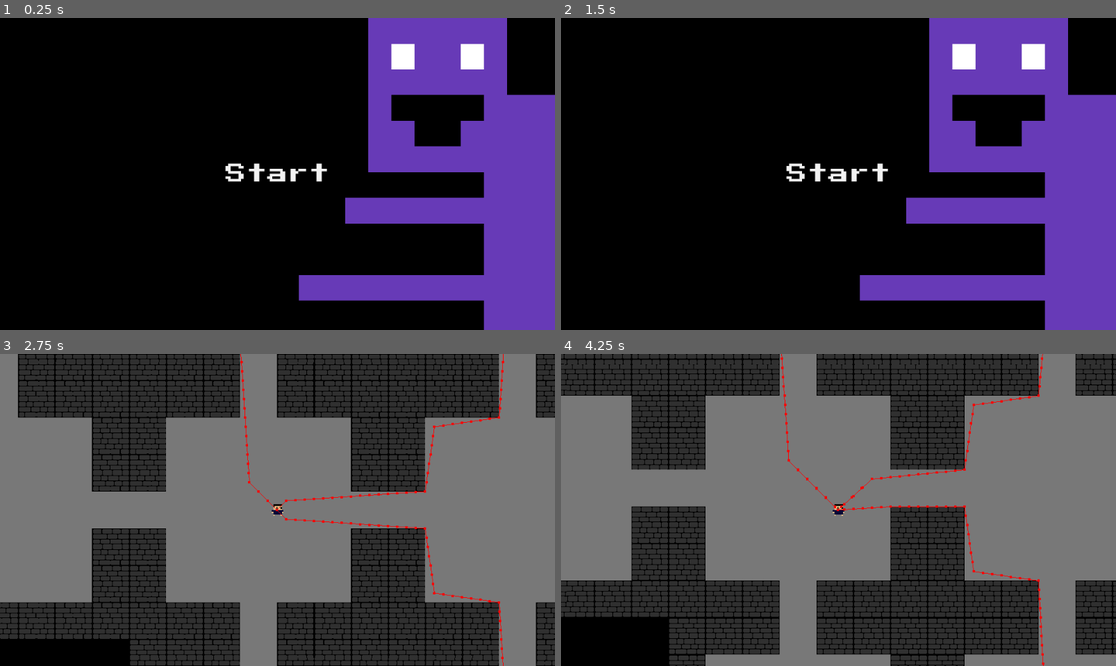
Above: before the commit, frames 1-4 (two rows, left to right).
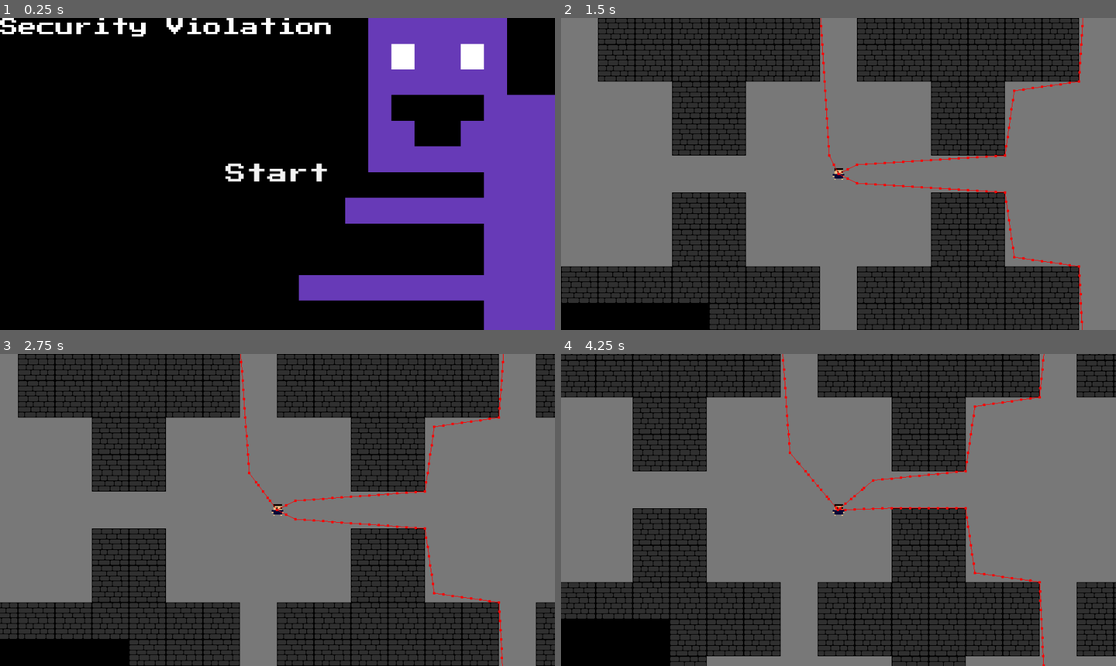
Above: after the commit, the same moments.

Repository: hoalex21/kyjam1
Game: Godot game, scene res://main_menu.tscn
Same seed, same stepped clock (60 frames per second), same inputs: the game is played once before the commit and once after it.
Inputs (mouse positions are in pixels of both pictures, inside the frame that each line leads up to):
- Up to frame 1 (0.25 s): no input
- Up to frame 2 (1.5 s): click "Start" at 0.5 s; click (838, 174) at 1.25 s, where only the run before the commit has a clickable "Start"
- Up to frame 3 (2.75 s): tap Enter at 2 s; hold D (right) from 2.03 s (still down)
- Up to frame 4 (4.25 s): release D (right) at 2.78 s; hold S (down) 2.78-3.53 s; hold D (right) from 3.53 s (still down)

The runs differ from the first frame. In frame 1, 1.3% of the frame differs, in the area x 0-60%, y 0-7%; in frame 2, 90%, in the area x 0-100%, y 0-100%; in frame 3, 3.2%; in frame 4, 18%.

Commit message:
add purple guy animation

Diff:
--- a/main_menu.tscn
+++ b/main_menu.tscn
@@ -14,6 +14,13 @@
 script = ExtResource("1_rwvo0")
 
 [node name="CanvasLayer" type="CanvasLayer" parent="."]
+
+[node name="TextureRect" type="TextureRect" parent="CanvasLayer"]
+offset_left = 437.0
+offset_right = 1077.0
+offset_bottom = 712.0
+texture = ExtResource("2_p43qr")
+flip_h = true
 
 [node name="VBoxContainer" type="VBoxContainer" parent="CanvasLayer"]
 anchors_preset = 8
@@ -35,11 +42,11 @@
 theme_override_font_sizes/font_size = 36
 text = "Start"
 
-[node name="TextureRect" type="TextureRect" parent="CanvasLayer"]
-offset_left = 437.0
-offset_right = 1077.0
-offset_bottom = 712.0
-texture = ExtResource("2_p43qr")
-flip_h = true
+[node name="Security Violation" type="Label" parent="CanvasLayer"]
+offset_right = 40.0
+offset_bottom = 23.0
+theme = ExtResource("1_ltfit")
+theme_override_font_sizes/font_size = 32
+text = "Security Violation"
 
 [connection signal="pressed" from="CanvasLayer/VBoxContainer/Start" to="." method="_on_start_pressed"]
--- a/player.gd
+++ b/player.gd
@@ -1,7 +1,7 @@
 extends CharacterBody2D
 
 
-const SPEED = 50.0
+const SPEED = 47.0
 
 # Get the gravity from the project settings to be synced with RigidBody nodes.
 
--- a/purple_guy.gd
+++ b/purple_guy.gd
@@ -11,6 +11,7 @@
 func _ready():
 	navigation_agent = $NavigationAgent2D
 	player = get_parent().get_node("Player")
+	$AnimatedSprite2D.play("walk")
 
 
 func _process(delta):
@@ -21,5 +22,10 @@
 		direction = navigation_agent.get_next_path_position() - global_position
 		direction = direction.normalized()
 
+	if direction.x < 0:
+		$AnimatedSprite2D.flip_h = true
+	else:
+		$AnimatedSprite2D.flip_h = false
+
 	velocity = direction * SPEED
 	move_and_slide()
--- a/purple_guy.tscn
+++ b/purple_guy.tscn
@@ -1,14 +1,36 @@
-[gd_scene load_steps=4 format=3 uid="uid://d007a861rr5va"]
+[gd_scene load_steps=7 format=3 uid="uid://d007a861rr5va"]
 
 [ext_resource type="Script" path="res://purple_guy.gd" id="1_nsiit"]
 [ext_resource type="Texture2D" uid="uid://dpuv7hhc33wqn" path="res://purple_guy.png" id="1_s6jao"]
+[ext_resource type="Texture2D" uid="uid://dosfl212glrfr" path="res://purple_guy_left.png" id="3_naugx"]
+[ext_resource type="Texture2D" uid="uid://dpo4ypj1j4ene" path="res://purple_guy_right.png" id="4_r24qi"]
 
 [sub_resource type="RectangleShape2D" id="RectangleShape2D_db8h0"]
+
+[sub_resource type="SpriteFrames" id="SpriteFrames_3kvbw"]
+animations = [{
+"frames": [{
+"duration": 1.0,
+"texture": ExtResource("1_s6jao")
+}, {
+"duration": 1.0,
+"texture": ExtResource("3_naugx")
+}, {
+"duration": 1.0,
+"texture": ExtResource("1_s6jao")
+}, {
+"duration": 1.0,
+"texture": ExtResource("4_r24qi")
+}],
+"loop": true,
+"name": &"walk",
+"speed": 5.0
+}]
 
 [node name="PurpleGuy" type="CharacterBody2D"]
 scale = Vector2(3, 3)
 collision_layer = 2
-collision_mask = 2
+collision_mask = 3
 script = ExtResource("1_nsiit")
 
 [node name="CollisionShape2D" type="CollisionShape2D" parent="."]
@@ -16,10 +38,11 @@
 scale = Vector2(0.7, 0.4)
 shape = SubResource("RectangleShape2D_db8h0")
 
-[node name="Sprite2D" type="Sprite2D" parent="."]
-scale = Vector2(1.25, 1.25)
-texture = ExtResource("1_s6jao")
-
 [node name="NavigationAgent2D" type="NavigationAgent2D" parent="."]
 avoidance_enabled = true
 debug_enabled = true
+
+[node name="AnimatedSprite2D" type="AnimatedSprite2D" parent="."]
+scale = Vector2(1.25, 1.25)
+sprite_frames = SubResource("SpriteFrames_3kvbw")
+animation = &"walk"
Binary file added: purple_guy_left.png
Not shown, added: purple_guy_left.png.import
Binary file added: purple_guy_right.png
Not shown, added: purple_guy_right.png.import
